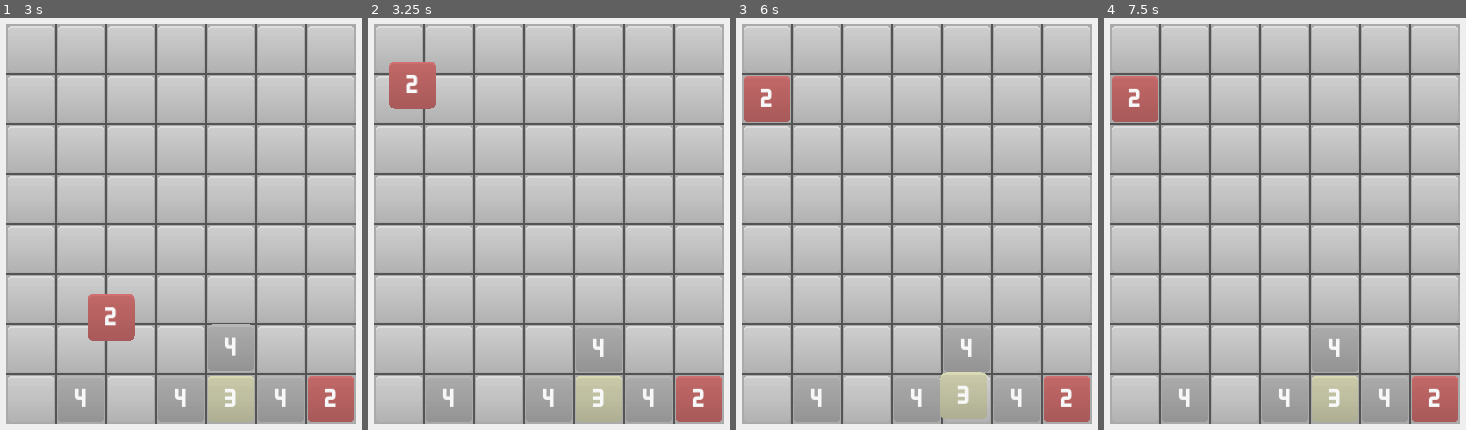
Above: before the commit, frames 1-4 (left to right).
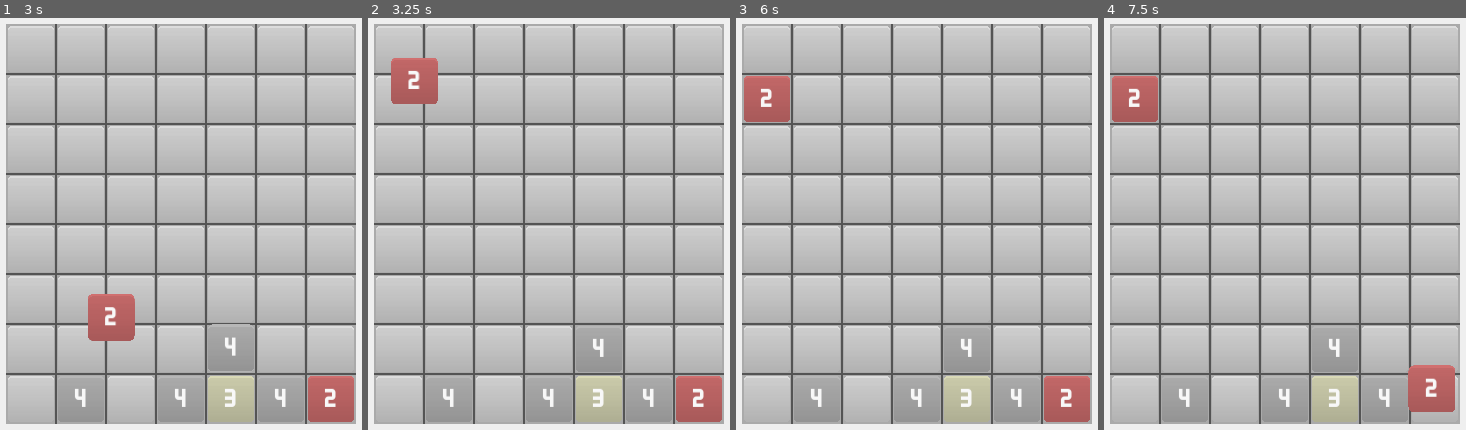
Above: after the commit, the same moments.

Repository: ashestosea/twenty-seven
Game: Godot game, scene res://screens/game.tscn
Same seed, same stepped clock (60 frames per second), same inputs: the game is played once before the commit and once after it.
Inputs (mouse positions are in pixels of both pictures, inside the frame that each line leads up to):
- Up to frame 1 (3 s): tap Enter at 0.5, 2.75 s; drag from (32, 397) to (224, 22) at 0.52 s; drag from (231, 50) to (159, 359) at 1.27 s; tap Space at 2 s; move the mouse to (79, 397) at 2.02 s; click (79, 397) at 2.17 s; drag from (130, 397) to (47, 79) at 2.77 s
- Up to frame 2 (3.25 s): no input
- Up to frame 3 (6 s): drag from (967, 347) to (938, 199) at 3.52 s; tap Space at 4.25, 5.75 s; drag from (768, 100) to (outside the picture) at 4.27 s; tap Enter at 5 s; move the mouse to (917, 397) at 5.02 s; click (917, 397) at 5.17 s; drag from (967, 397) to (826, 240) at 5.77 s
- Up to frame 4 (7.5 s): drag from (1386, 397) to (1328, 22) at 6.52 s; drag from (1433, 397) to (1263, 359) at 7.27 s

Frame 1 is identical in both runs. In frame 2, 0.5% of the frame differs, in the area x 5-20%, y 9-23%; in frame 3, 0.5%; in frame 4, 1.0%, in the area x 83-98%, y 84-99%.
Error before the commit: Invalid access to property or key 'grid_pos' on a base object of type 'Nil'. (res://scripts/grid.gd:93)

Commit message:
Adjust fall function. Add different needs_fall function

Diff:
--- a/scripts/grid.gd
+++ b/scripts/grid.gd
@@ -85,7 +85,28 @@
 
 #region Fall
 func needs_fall():
-	# print("Needs fall?");
+	for i in GRID_WIDTH:
+		var tiles = get_column_tiles_below(i);
+		var tiles_mask: Array[int] = [];
+		tiles_mask.resize(GRID_HEIGHT);
+		tiles_mask.fill(1);
+
+		for tile in tiles:
+			tiles_mask[tile.grid_pos.y] = 0;
+
+		for t in tiles.size():
+			var fall_amount = 0;
+			for c in range(0, tiles[t].grid_pos.y):
+				fall_amount += tiles_mask[c];
+			if (tiles[t].grid_pos.y > 0 and tiles[t-1].level == tiles[t].level):
+				fall_amount += 1;
+			# fall_tile(tiles[t], fall_amount);
+			if fall_amount > 0:
+				return true;
+	return false;
+
+func needs_fall_old():
+	print("Needs fall?");
 	for i in GRID_WIDTH:
 		var tiles = get_column_tiles_below(i);
 		# print(" column count = ", tiles.size());
@@ -110,8 +131,12 @@
 		tiles_mask.resize(GRID_HEIGHT);
 		tiles_mask.fill(1);
 
-		for tile in tiles:
-			tiles_mask[tile.grid_pos.y] = 0;
+		for t in tiles.size():
+			var index = tiles[t].grid_pos.y;
+			if (tiles[t].grid_pos.y > 0 and tiles[t-1].level == tiles[t].level):
+				tiles_mask[index] += 1;
+			else:
+				tiles_mask[index] = 0;
 
 		for t in tiles.size():
 			var fall_amount = 0;
